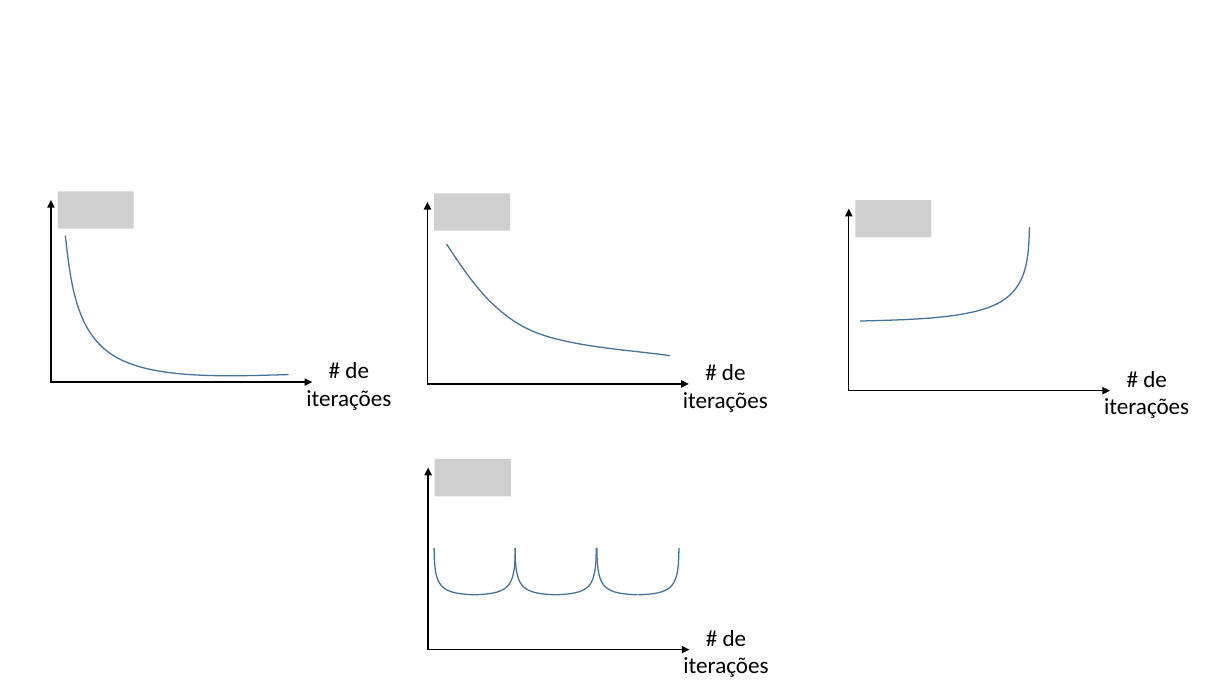
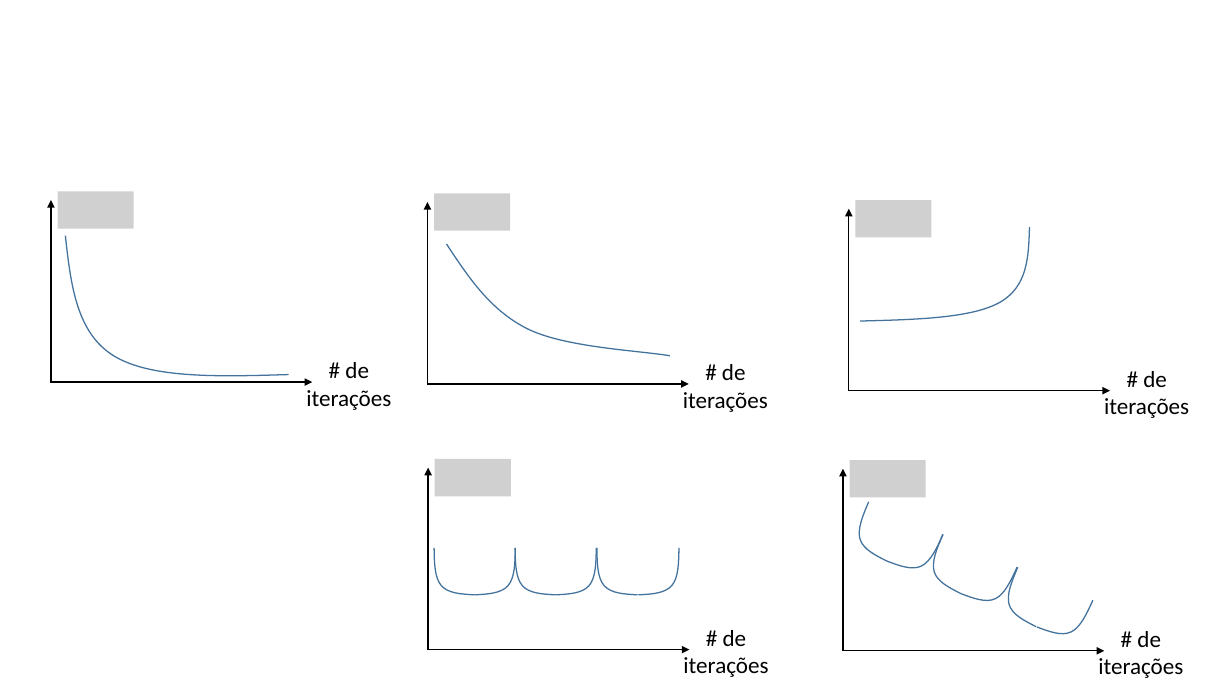
Before and after one commit to zz4fap/t319_aprendizado_de_maquina, a slide deck: slide 36 of slides/T319_Regressão_Linear (Parte III).pptx. Drawn at 1232x693 pixels with LibreOffice and Linux fonts; fonts in the diff are those of the drawing; grey boxes stand for pictures. Boxes give left, top, right and bottom in pixels: in the first picture for what was removed or moved away, otherwise in the second. Text is boxed around its words. In the diff, an @@ line names an element or a change of style, - is before the commit and + after.

```diff
--- a/slides/T319_Regressão_Linear (Parte III).pptx
+++ b/slides/T319_Regressão_Linear (Parte III).pptx
@@ group added at [843,460,1183,678]: 6 freeform shapes, 2 arrows, 1 picture, 1 text @@
+# de iterações
```
Also in this commit, not shown: 2 other slides changed, 4 other files.
